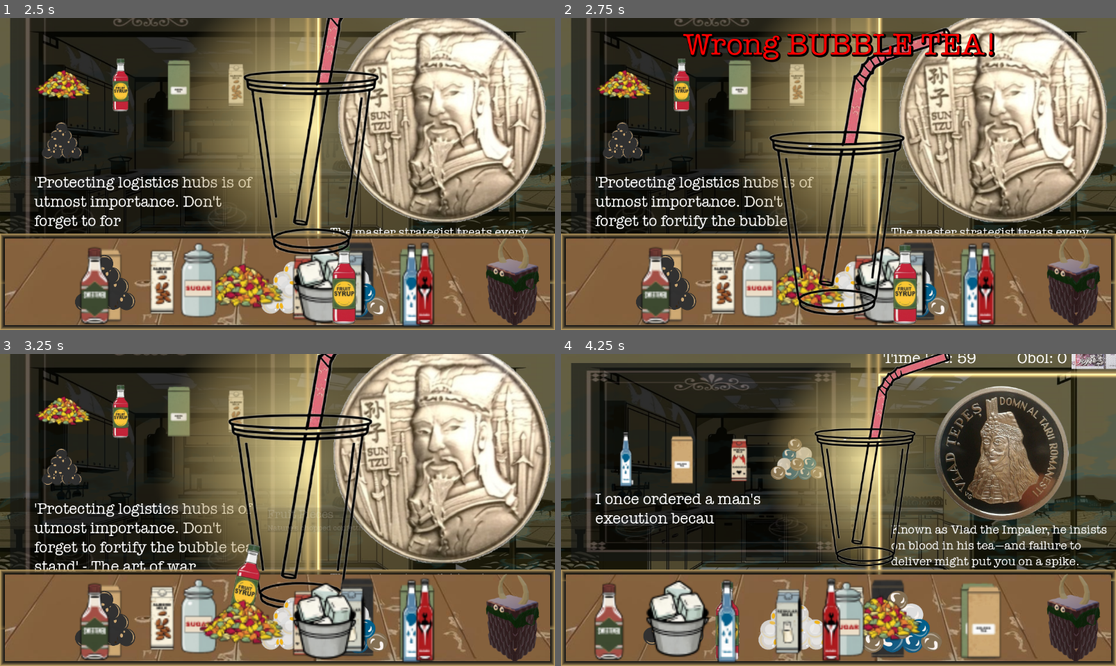
Above: before the commit, frames 1-4 (two rows, left to right).
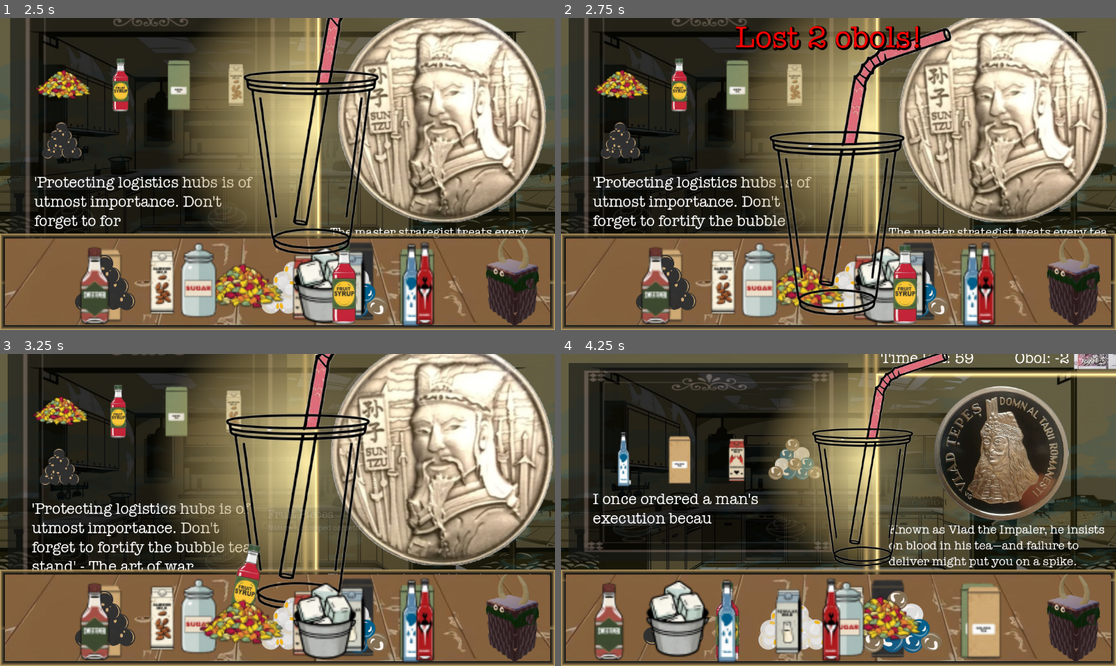
Above: after the commit, the same moments.

Repository: crtherin/sixinsync
Game: Godot game, scene res://main/main.tscn
The game is run twice, just before and just after one commit, with the same random seed, the same clock (stepped at 60 frames per second) and the same inputs.
Inputs (mouse positions are in pixels of both pictures, inside the frame that each line leads up to):
- Up to frame 1 (2.5 s): click "Start" at 0.5 s; click "Start" at 1.25 s; tap Enter at 2 s; drag from (310, 127) to (333, 105) at 2.02 s
- Up to frame 2 (2.75 s): no input
- Up to frame 3 (3.25 s): drag from (355, 619) to (249, 572) at 2.77 s
- Up to frame 4 (4.25 s): move the mouse to (977, 622) at 3.52 s; tap Q at 3.6 s; click (977, 622) at 3.67 s

Frame 1 is identical in both runs. In frame 2, 9.6% of the frame differs, in the area x 1-99%, y 0-71%; in frame 3, 18%, in the area x 1-100%, y 0-82%; in frame 4, 9.3%.

Commit message:
Gold final

Diff:
--- a/main/global.gd
+++ b/main/global.gd
@@ -152,9 +152,7 @@
 
 func addGold(amount: int):
 	gold += amount
-	if gold < 1:
-		print("game over")
-		game_over_event()
+
 
 	print_debug(gold)
 #endregion
--- a/main/main.gd
+++ b/main/main.gd
@@ -27,6 +27,7 @@
 
 var round_value : int = 0
 var obolInCup: int = 0
+var obolsLost: int
 var charonEventCounter : int = 0
 
 
@@ -219,15 +220,25 @@
 		if (round_value % charonRound == 0):
 			print("Charon came and took 100 gold!")
 			charonEventCounter += 1
-			Global.charonTaxTotal = ((charonEventCounter-1) * 2) + randi_range(12, 14)
+			Global.charonTaxTotal = ((charonEventCounter-1) * 3) + randi_range(15, 20)
 			setCharonRound()
 			Global.charon_event()
 			Global.gold_change_event(Global.charonTaxTotal)
+			if Global.gold < 0:
+				var resumebutton = get_node("$MenuLayer/CharonMenu/MarginMenuBackground/VBoxMenuBackground/VBoxMenuButtons/ButtonResume")
+				resumebutton.set_process(false);
+				await get_tree().create_timer(5).timeout
+				var charonmenu = get_node("%CharonMenu")
+				charonmenu.visible = false
+				Global.game_over_event()
 		else:
 			set_next_customer()
 
 	else:
 		Global.warning_message_event("Wrong BUBBLE TEA!")
+		obolsLost = (obolInCup/4)+2
+		Global.gold_change_event(-obolsLost)
+		Global.warning_message_event("Lost " + str(obolsLost) + " obols!")
 
 
 
